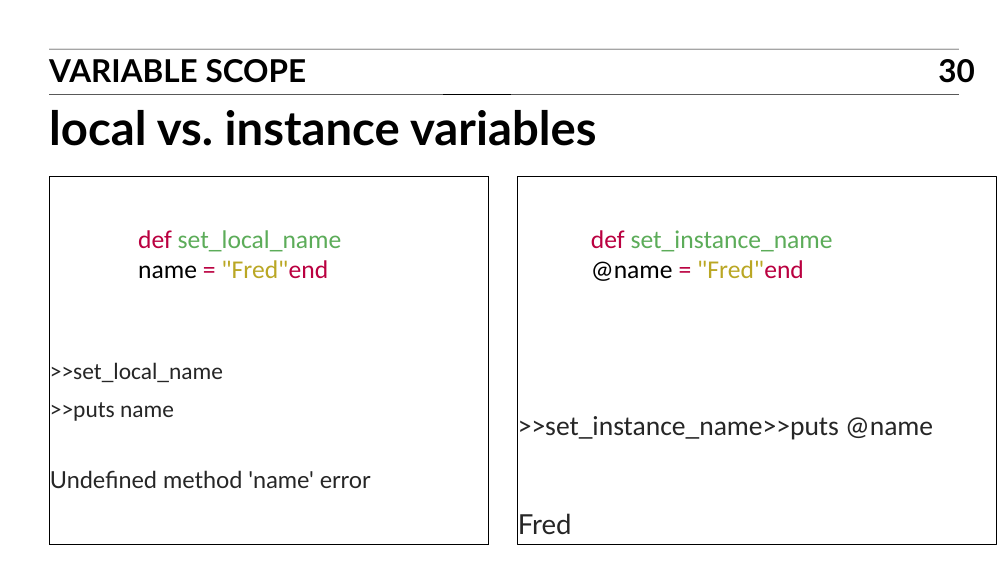
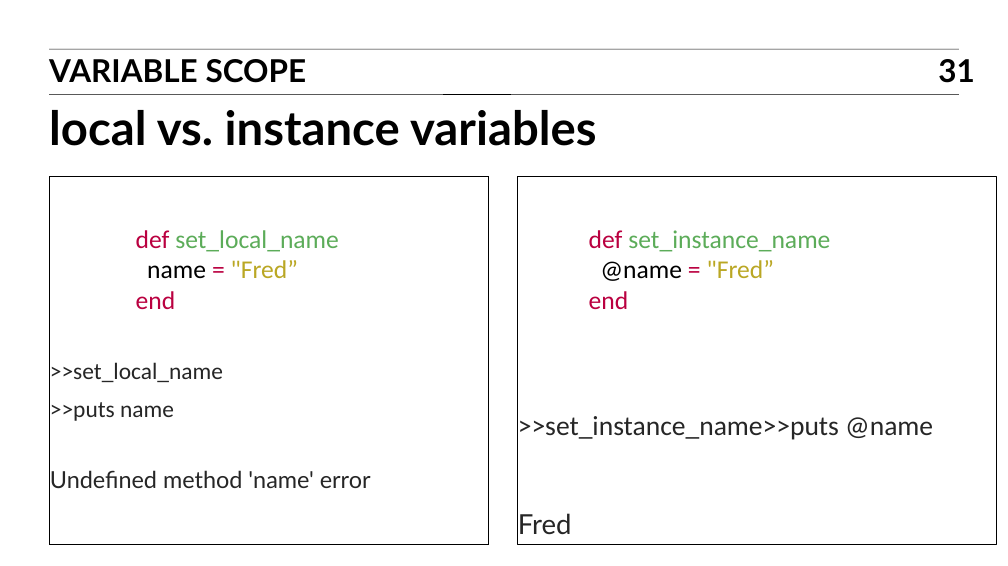
Before and after one commit to TravisGriffiths/ITR-BOS-01, a slide deck: slide 31 of Slides/05_ITR_slides.ppt (slide 30 before the commit). Drawn at 1008x566 pixels with LibreOffice and Linux fonts; fonts in the diff are those of the drawing. Boxes give left, top, right and bottom in pixels: in the first picture for what was removed or moved away, otherwise in the second. Text is boxed around its words. In the diff, an @@ line names an element or a change of style, - is before the commit and + after.

```diff
--- a/Slides/05_ITR_slides.ppt
+++ b/Slides/05_ITR_slides.ppt
@@ page number at (938, 59, 975, 83): text changed @@
-30
+31
@@ text at (136, 260, 298, 309): text changed @@
-name = "Fred"end
+name = "Fred”
+end
@@ text at (589, 260, 774, 309): text changed @@
-@name = "Fred"end
+@name = "Fred”
+end
```
Also in this commit, not shown: 3 other slides changed, 1 slide added, 3 other files.
